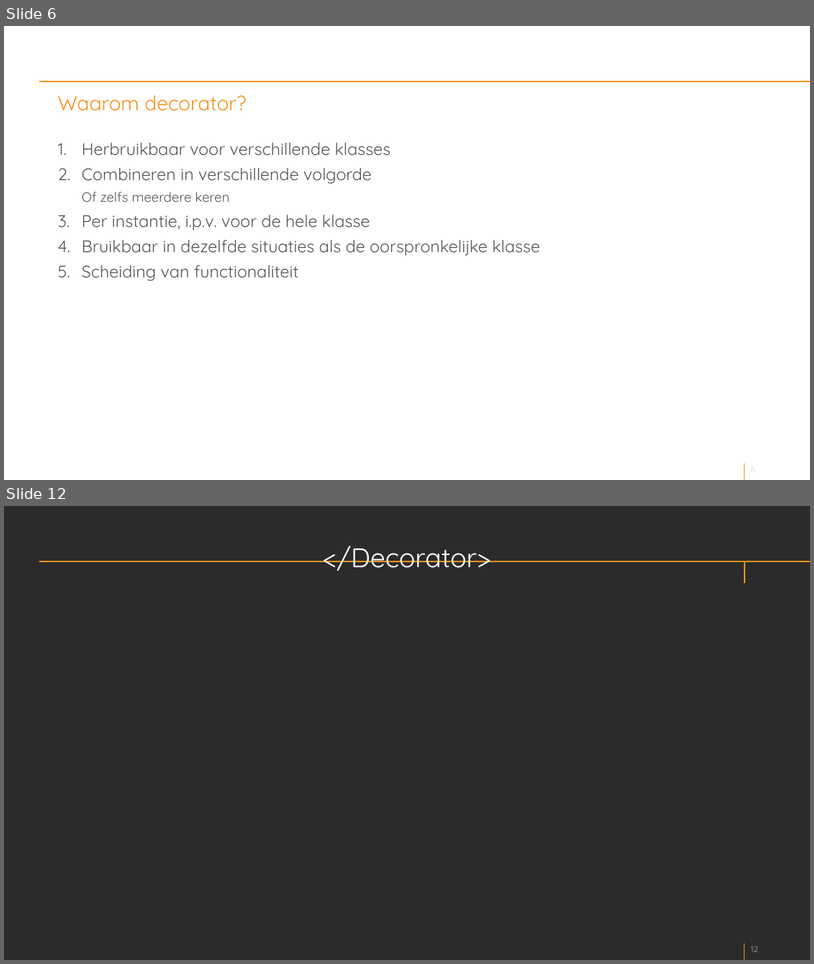
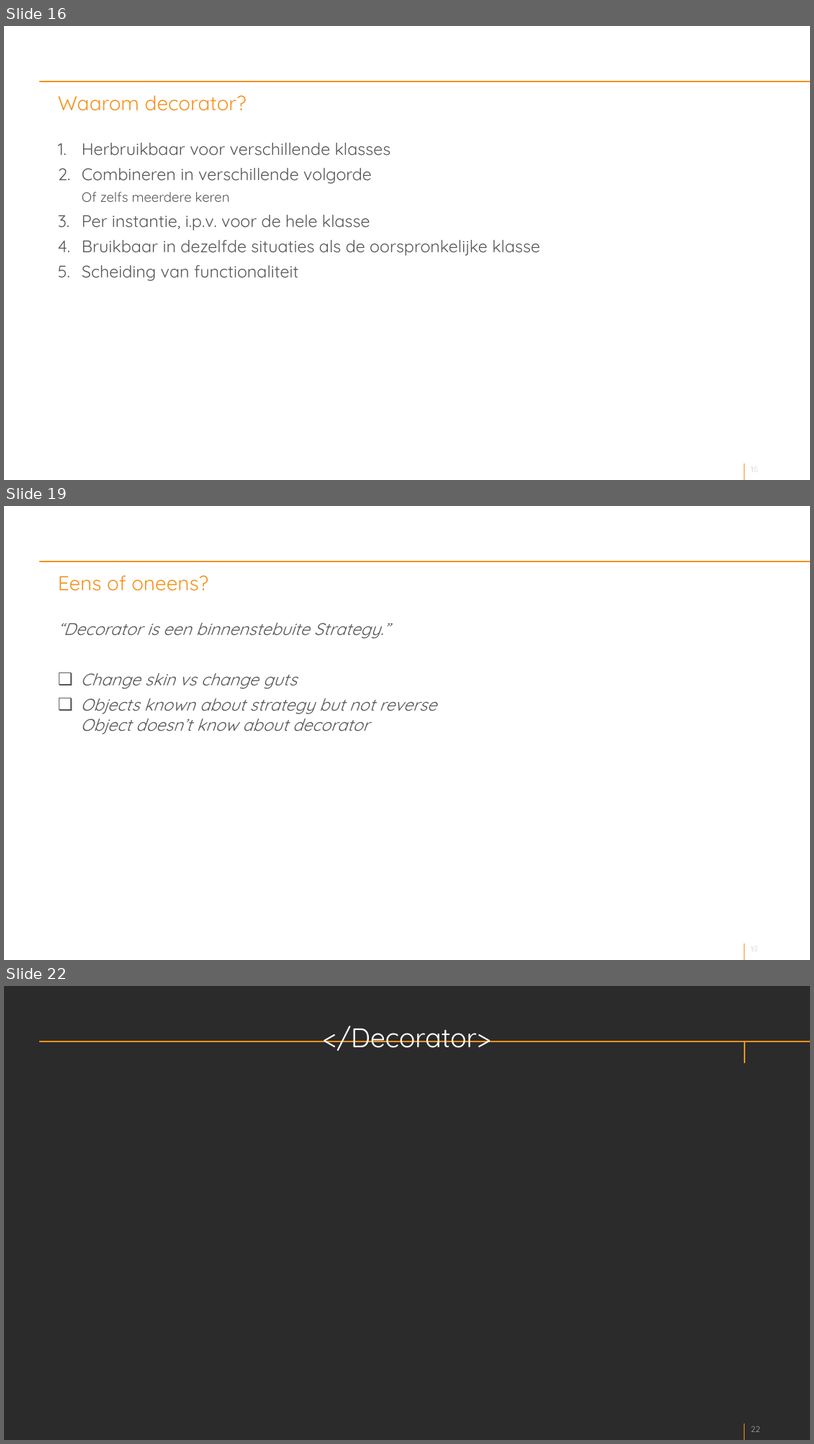
Before and after one commit to markKL1/decorator, a slide deck: presentation/decorator-v1.pptx. Shown one above the other, each under a label of ours: slides 6 and 12 before the commit, slides 16, 19 and 22 after it; the slides between them are not shown. The pictures are 814x964 and 814x1444 pixels, drawn with LibreOffice and Linux fonts; fonts in the diff are those of the drawing; background and template pictures are left out; a plain dark background stands for a picture behind light text. Boxes give left, top, right and bottom in pixels: in the first picture for what was removed or moved away, otherwise in the second. Text is boxed around its words. In the diff, an @@ line names an element or a change of style, - is before the commit and + after.

```diff
--- a/presentation/decorator-v1.pptx
+++ b/presentation/decorator-v1.pptx
@@ slide 19 added at bbox=[4, 506, 810, 960], background picture (left out); not listed: 4 template elements that a slide beside it also shows @@
@@ title added at bbox=[58, 575, 208, 591], 24 pt, text #F6921E @@
+Eens of oneens?
@@ text added at bbox=[58, 623, 437, 734], 20 pt, text #575757, italic @@
+“Decorator is een binnenstebuite Strategy.”
+❑ Change skin vs change guts
+❑ Objects known about strategy but not reverse
+  Object doesn’t know about decorator
@@ what was slide 6 is now slide 16 @@
@@ page number at bbox=[748, 464, 778, 475]: text changed @@
-6
+16
@@ page number at bbox=[748, 464, 778, 475]: text changed @@
-6
+16
@@ what was slide 12 is now slide 22 @@
@@ page number at bbox=[751, 1426, 761, 1432]: text changed @@
-12
+22
```
Also in this commit, not shown: 2 slides changed, 11 other slides added, 2 slides removed, 3 other files.
